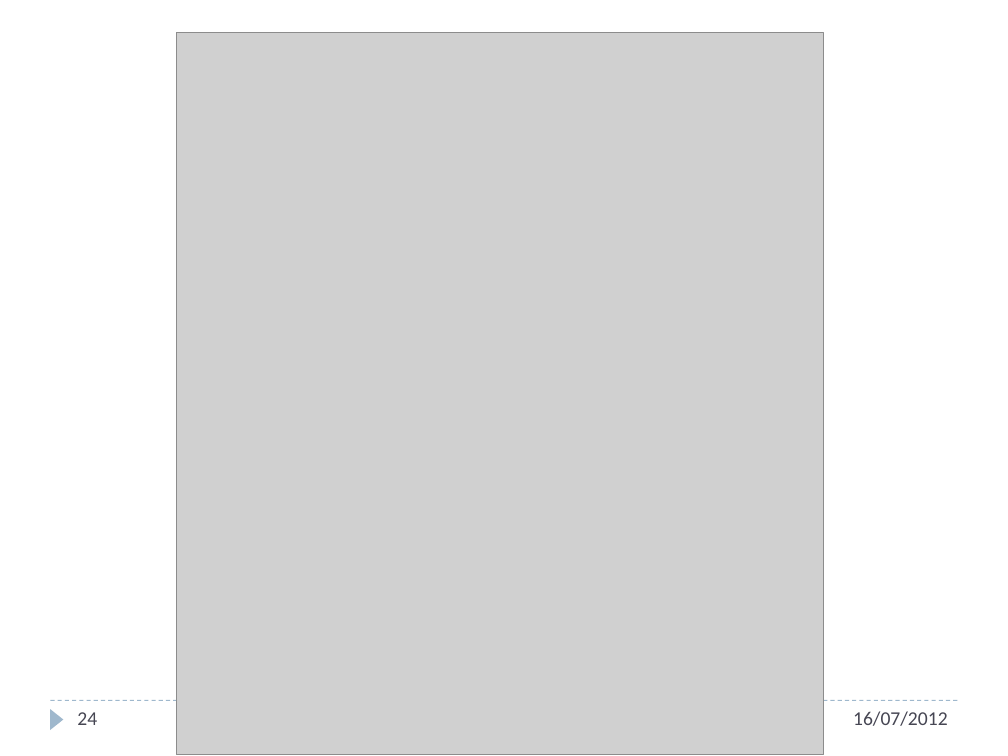
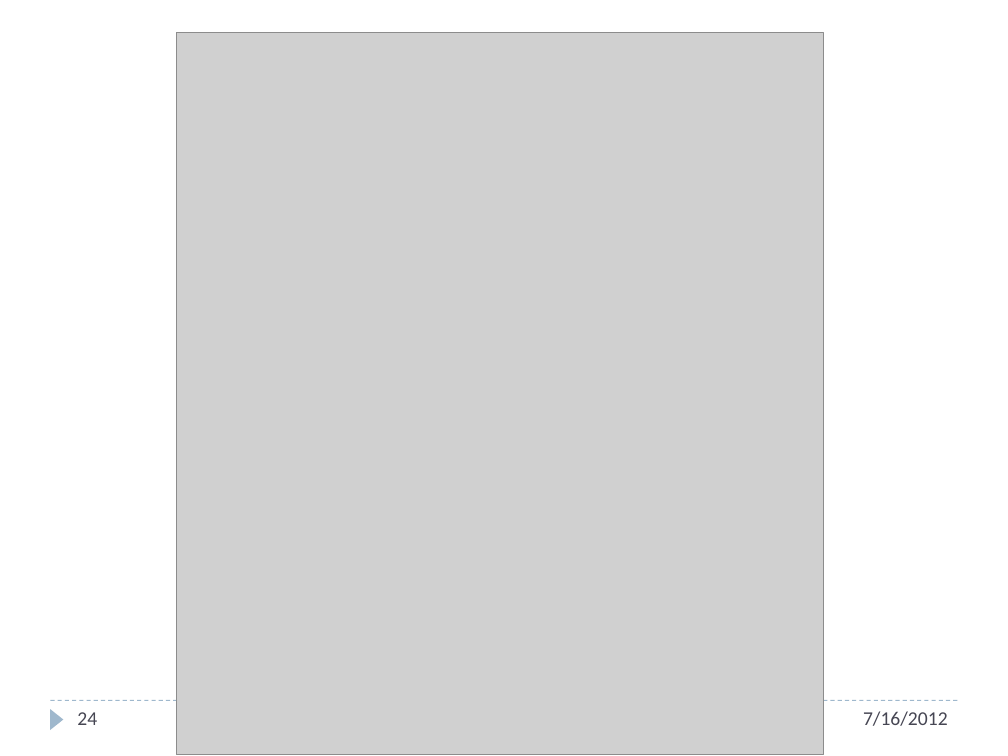
Before and after one commit to andungtra/he-thong-quan-ly-tuong-tac, a slide deck: slide 24 of Report/ppt/Presentation.pptx. Drawn at 1008x756 pixels with LibreOffice and Linux fonts; fonts in the diff are those of the drawing; grey boxes stand for pictures. Boxes give left, top, right and bottom in pixels: in the first picture for what was removed or moved away, otherwise in the second. Text is boxed around its words. In the diff, an @@ line names an element or a change of style, - is before the commit and + after.

```diff
--- a/Report/ppt/Presentation.pptx
+++ b/Report/ppt/Presentation.pptx
@@ text at (863,711,948,726): text changed @@
-16/07/2012
+7/16/2012
```
Also in this commit, not shown: 46 other slides changed.
